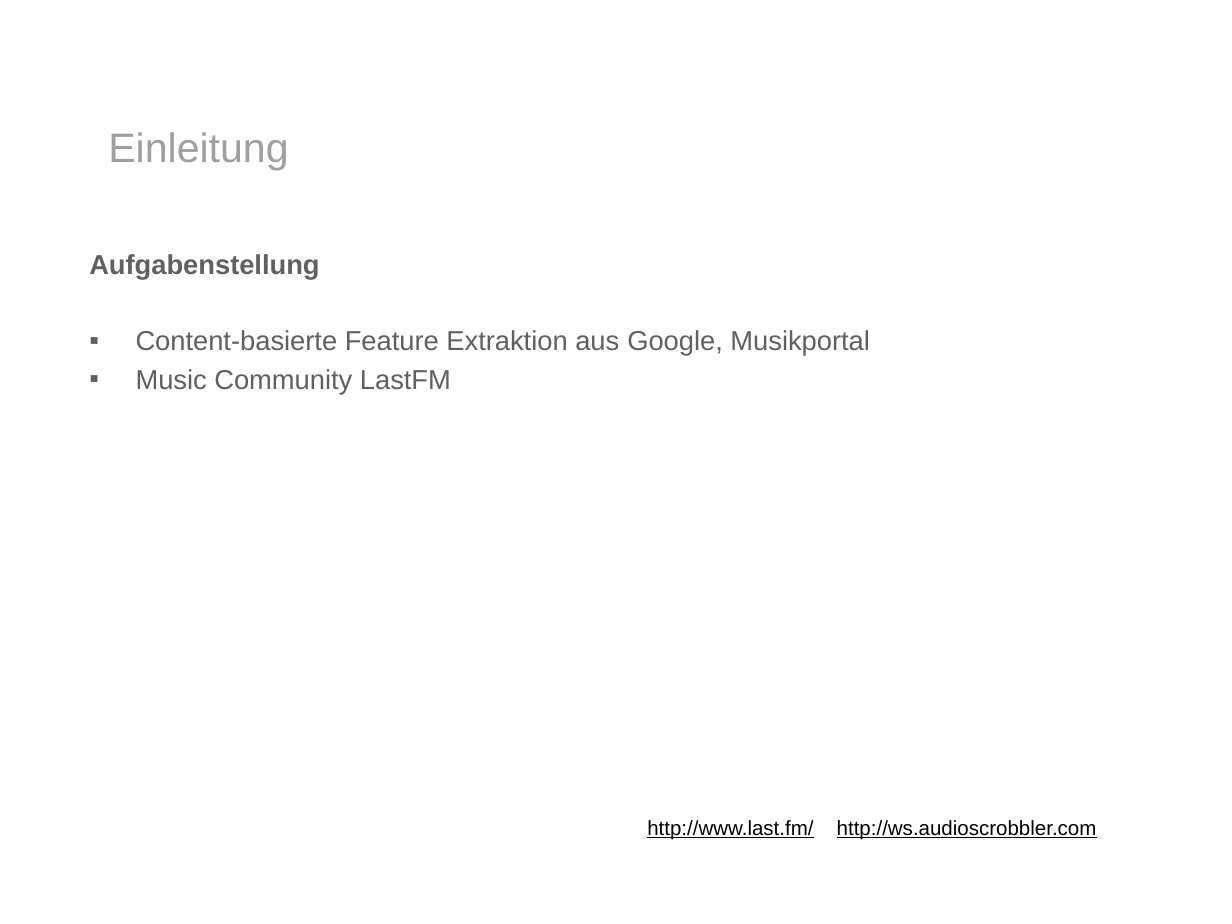
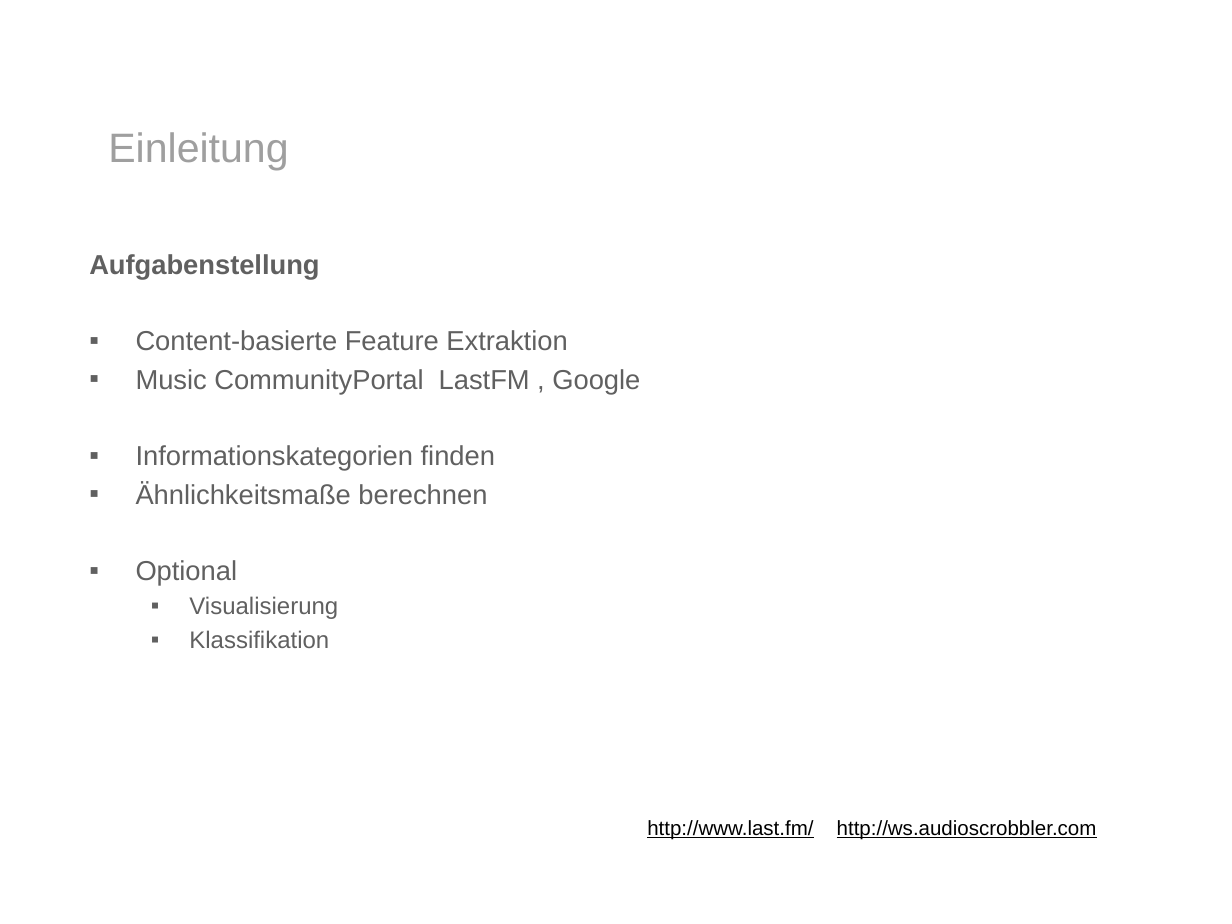
Before and after one commit to ohuguy/mirlastfm, a slide deck: slide 2 of presentation/presentation.pptx. Drawn at 1232x924 pixels with LibreOffice and Linux fonts; fonts in the diff are those of the drawing; background and template pictures are left out. Boxes give left, top, right and bottom in pixels: in the first picture for what was removed or moved away, otherwise in the second. Text is boxed around its words. In the diff, an @@ line names an element or a change of style, - is before the commit and + after.

```diff
--- a/presentation/presentation.pptx
+++ b/presentation/presentation.pptx
@@ text at bbox=[136, 330, 640, 648]: text changed @@
-▪ Content-basierte Feature Extraktion aus Google, Musikportal
-▪ Music Community LastFM
+▪ Content-basierte Feature Extraktion
+▪ Music CommunityPortal LastFM , Google
+▪ Informationskategorien finden
+▪ Ähnlichkeitsmaße berechnen
+▪ Optional
+  ▪ Visualisierung
+  ▪ Klassifikation
```
Also in this commit, not shown: 4 other slides changed, 1 slide added, 9 other files.
